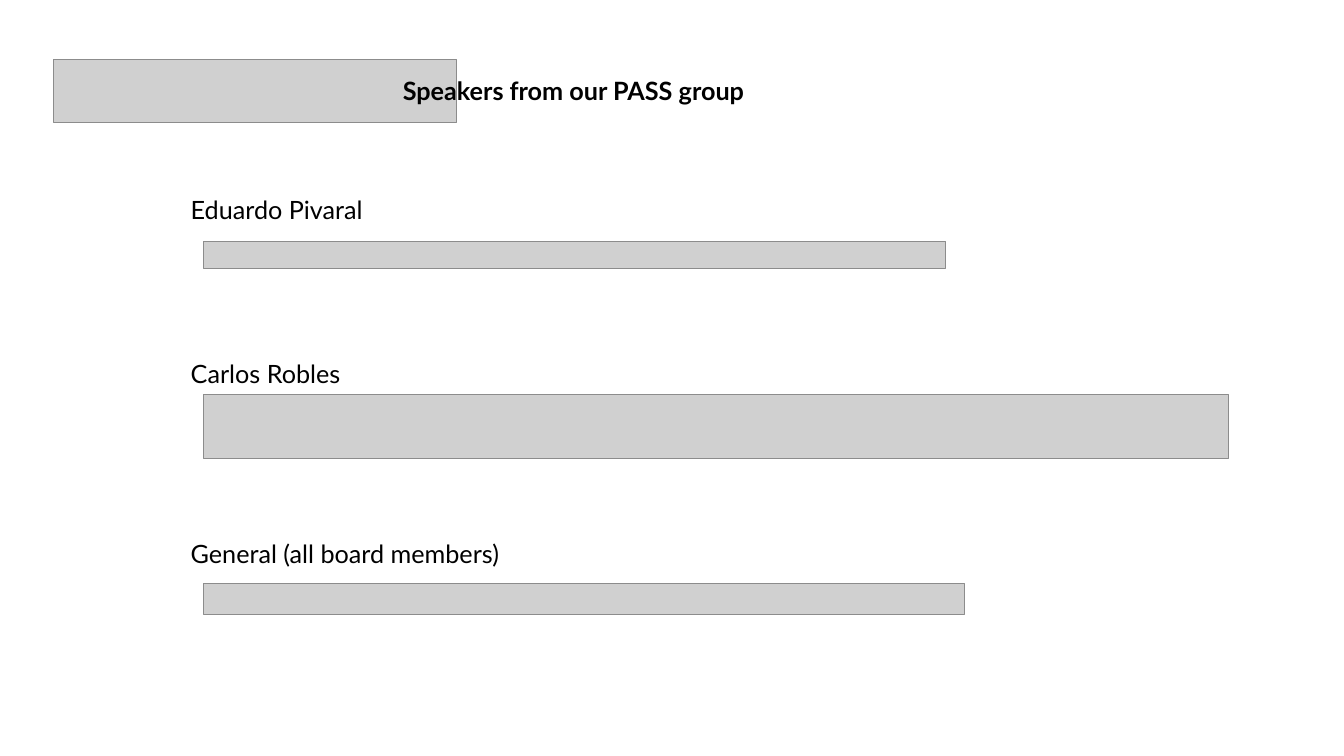
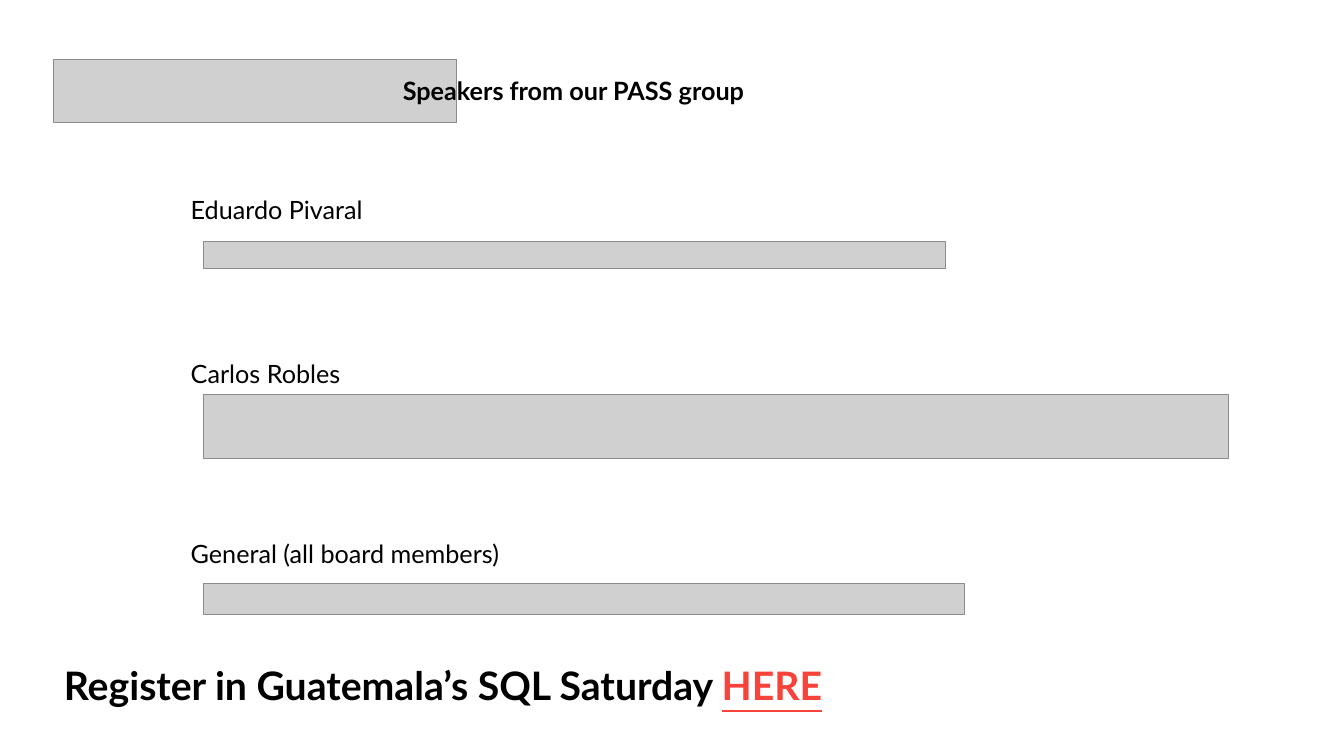
Before and after one commit to GTSSUG/Sessions, a slide deck: slide 13 of 20190123/PASS-GTSSUG-20190123.pptx. Drawn at 1344x756 pixels with LibreOffice and Linux fonts; fonts in the diff are those of the drawing; grey boxes stand for pictures; background and template pictures are left out. Boxes give left, top, right and bottom in pixels: in the first picture for what was removed or moved away, otherwise in the second. Text is boxed around its words. In the diff, an @@ line names an element or a change of style, - is before the commit and + after.

```diff
--- a/20190123/PASS-GTSSUG-20190123.pptx
+++ b/20190123/PASS-GTSSUG-20190123.pptx
@@ text added at [64, 670, 822, 707], 28 pt, text #000000, bold @@
+Register in Guatemala’s SQL Saturday HERE
```
Also in this commit, not shown: 7 other slides changed, 2 slides added, 2 slides removed.
